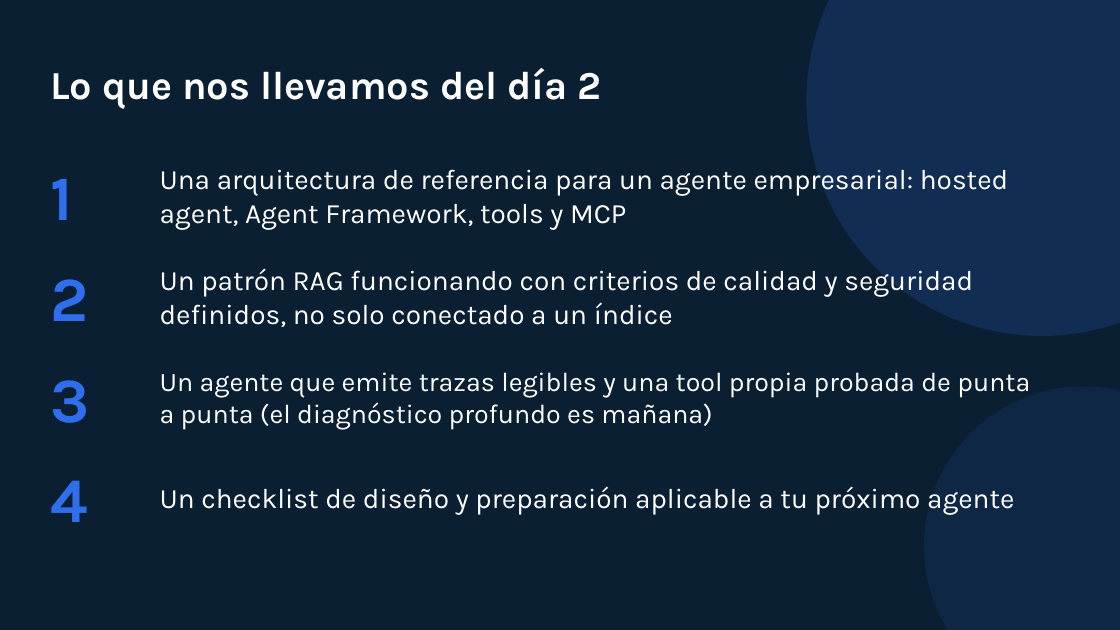
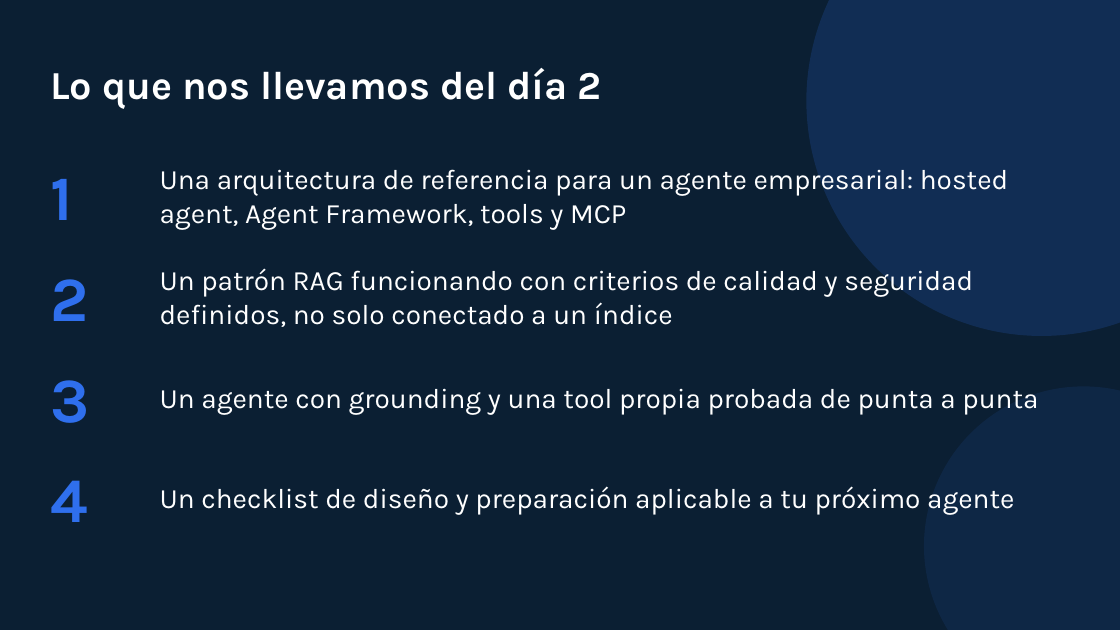
Before and after one commit to valegrajales/bci_workshop, a slide deck: slide 33 of presentaciones/BCI_Foundry_Dia2_L200_Agentes_RAG.pptx. Drawn at 1120x630 pixels with LibreOffice and Linux fonts; fonts in the diff are those of the drawing. Boxes give left, top, right and bottom in pixels: in the first picture for what was removed or moved away, otherwise in the second. Text is boxed around its words. In the diff, an @@ line names an element or a change of style, - is before the commit and + after.

```diff
--- a/presentaciones/BCI_Foundry_Dia2_L200_Agentes_RAG.pptx
+++ b/presentaciones/BCI_Foundry_Dia2_L200_Agentes_RAG.pptx
@@ text at <box>160,388,1038,414</box>: text changed; size 23 to 24 pt @@
-Un agente que emite trazas legibles y una tool propia probada de punta a punta (el diagnóstico profundo es mañana)
+Un agente con grounding y una tool propia probada de punta a punta
```
Also in this commit, not shown: 7 other slides changed, 9 other files.
